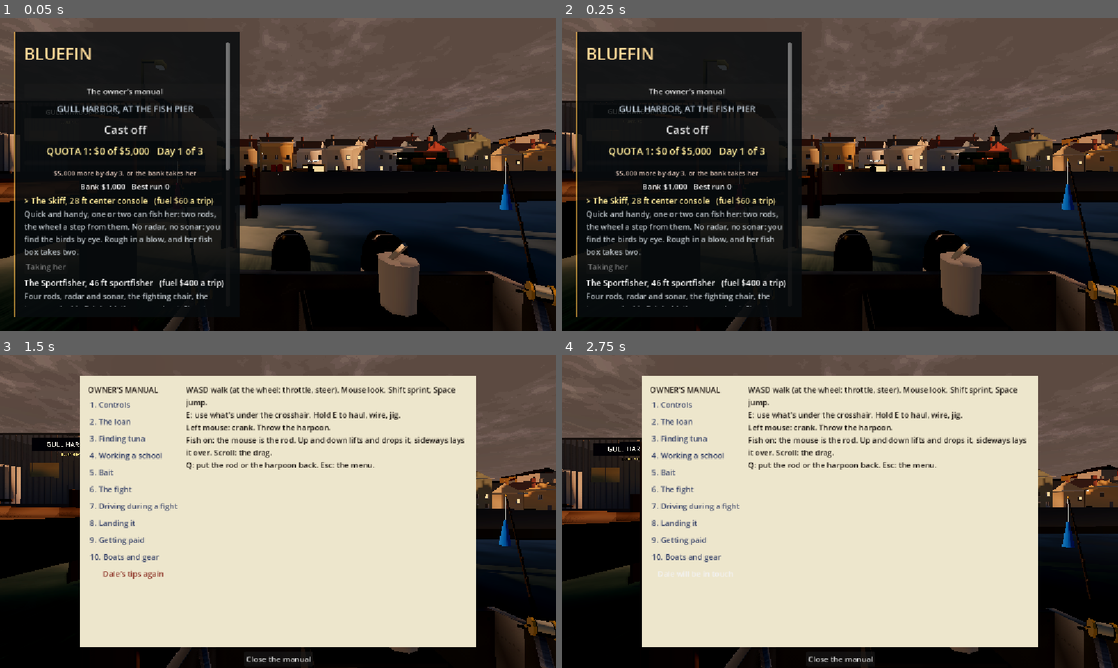
Above: before the commit, frames 1-4 (two rows, left to right).
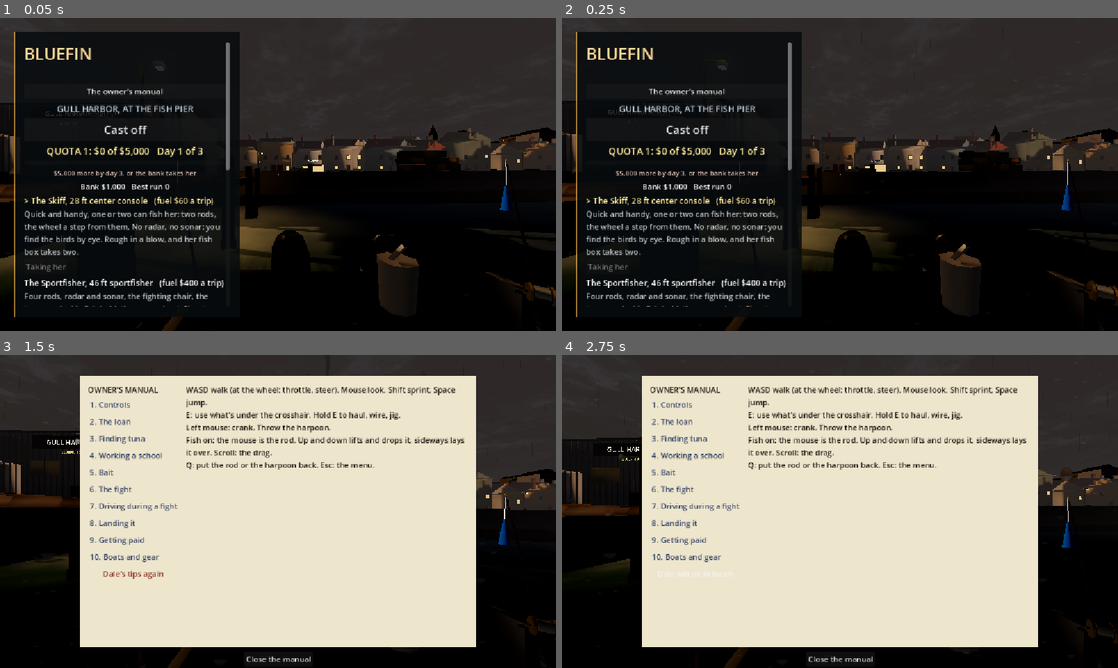
Above: after the commit, the same moments.

Repository: Kortev/Gull-Harbor
Game: Godot game, scene res://sea/sea.tscn
The game is run twice, just before and just after one commit, with the same random seed, the same clock (stepped at 60 frames per second) and the same inputs.
Inputs (mouse positions are in pixels of both pictures, inside the frame that each line leads up to):
- Up to frame 1 (0.05 s): no input
- Up to frame 2 (0.25 s): no input
- Up to frame 3 (1.5 s): move the mouse to (400, 495) at 0.52 s; hold D (move_right) 0.53-1.25 s; hold Q (drop) 0.53-1.25 s; click (400, 495) at 0.67 s; tap Space (jump) at 0.77, 1.07 s; tap Mouse wheel down (slot_next) at 0.8 s; click "The owner's manual" at 1.25 s
- Up to frame 4 (2.75 s): click "Dale's tips again" at 2 s

The runs differ from the first frame. In frame 1, 38% of the frame differs, in the area x 0-100%, y 0-100%; in frame 2, 38%; in frame 3, 19%; in frame 4, 18%.

Commit message:
Bow spray at the waterline, schools out on the grounds, birds that stand out, a new sky each day, folds that never invert
- Her bow wave is a low sheet thrown out from her forefoot at the water and peeling aft, going with her: no more
  spray flying up into your view or over her.
- No school turns up in the harbour or close in under the coast; in fog, rain or a storm one turns up within what
  can be seen. Birds are dark against a bright sky and pale against a dark one.
- Each day has its own weather (still turning through the day), the same for everyone.
- A crest folding over is pinched as far as it goes but never crosses itself: no dark undersides showing.
- tests/coop_test measures the kicking fish's dive against the water there, not where it lay (the swell moves it).

Co-Authored-By: Claude Opus 5.5 <noreply@anthropic.com>

Diff:
--- a/boat/wake.gd
+++ b/boat/wake.gd
@@ -25,11 +25,15 @@
 	_wash = _particles(140, 1.6, true, Vector3(0.0, 1.0, 0.0), 40.0, Vector2(0.5, 2.0), Vector3(0, -6.0, 0), 1.3, 0.8)
 	_wash.name = "PropWash"
 	add_child(_wash)
+	# her bow wave: a low sheet thrown out sideways from her forefoot at the waterline and peeling aft along her side,
+	# falling back in a moment (it goes with her, so she never runs into her own spray, and it stays below her rail)
 	for side: float in [1.0, -1.0]:
-		var s := _particles(220, 0.8, true, Vector3(side, 0.55, -0.25), 22.0, Vector2(3.5, 7.5), Vector3(0, -9.8, 0),
-				0.35, 0.85, true)
+		var s := _particles(160, 0.55, true, Vector3(side, 0.22, 0.55), 14.0, Vector2(2.0, 3.6), Vector3(0, -14.0, 0),
+				0.3, 0.7, true)
 		s.name = "BowSpray" + ("Starboard" if side > 0.0 else "Port")
 		s.set_meta("side", side)
+		s.local_coords = true
+		(s.process_material as ParticleProcessMaterial).emission_sphere_radius = 0.3
 		add_child(s)
 		_spray.append(s)
 	_over = _particles(80, 1.4, true, Vector3(0.0, 1.0, -0.8), 30.0, Vector2(3.0, 5.5), Vector3(0, -9.8, 0), 1.0, 0.9)
@@ -52,7 +56,8 @@
 	_transom = spec.get("transom", _transom)
 	var bow: Vector3 = spec.get("bow", Vector3(1.7, 0.6, -5.0))
 	for s in _spray:
-		s.position = Vector3(bow.x * float(s.get_meta("side")), bow.y, bow.z)
+		# (just outside her side a little aft of the stem, at the water)
+		s.position = Vector3((bow.x + 0.15) * float(s.get_meta("side")), -0.05, bow.z + 0.6)
 	_over.position = Vector3(0.0, 0.9, float(spec.get("stern", Vector3(0, 0, 7.05)).z))
 	(get_node("Engines") as Node3D).position = spec.get("engines", Vector3(0.0, 0.3, 3.5))
 
--- a/sea/ocean.gdshader
+++ b/sea/ocean.gdshader
@@ -238,6 +238,9 @@
 	vec2 wq = p.xz + origin;
 	float k = (1.0 - smoothstep(fade_start, fade_end, r)) * calm_at(wq);
 	vec3 d = vec3(0.0);
+	// how hard the water's being squeezed sideways here (along x, along z): past -1 the surface would cross itself
+	float dxx = 0.0;
+	float dzz = 0.0;
 	vec2 sh = shelter_at(wq);
 	float g = group_at(wq) * sh.y;
 	float sw = swell_at(wq) * sh.x;
@@ -247,6 +250,11 @@
 		vec4 a1 = textureLod(fft_a1, tile_uv(wq, fft_size.y), 0.0);
 		vec4 a2 = textureLod(fft_a2, tile_uv(wq, fft_size.z), 0.0);
 		d = tg.x * a0.xzy + tg.y * a1.xzy + tg.z * a2.xzy;
+		vec4 b0 = textureLod(fft_b0, tile_uv(wq, fft_size.x), 0.0);
+		vec4 b1 = textureLod(fft_b1, tile_uv(wq, fft_size.y), 0.0);
+		vec4 b2 = textureLod(fft_b2, tile_uv(wq, fft_size.z), 0.0);
+		dxx = tg.x * b0.y + tg.y * b1.y + tg.z * b2.y;
+		dzz = tg.x * b0.z + tg.y * b1.z + tg.z * b2.z;
 	}
 	d += surf_at(wq, wave_time).xyz;
 	for (int i = 0; i < 32; i++) {
@@ -260,6 +268,15 @@
 		float th = w.z * dot(w.xy, wq) - b.x * wave_time + b.y;
 		d.xz += b.z * a * w.xy * cos(th);
 		d.y += a * sin(th);
+		float sq = b.z * a * w.z * sin(th);
+		dxx -= sq * w.x * w.x;
+		dzz -= sq * w.y * w.y;
+	}
+	// a crest folding over: pinched as far as it'll go but never through itself (it would show its underside, dark);
+	// the breaking still shows, in the foam
+	float fold = max(-dxx, -dzz);
+	if (fold > 0.85) {
+		d.xz *= 0.85 / fold;
 	}
 	d *= k;
 	VERTEX = p + d;
--- a/sea/sea.gd
+++ b/sea/sea.gd
@@ -55,6 +55,8 @@
 var ocean: Ocean
 var env: Environment
 var landmarks: Landmarks
+## How far you can see now (m): the weather's and the night's (the schools turn up within it).
+var seeing := 4500.0
 ## Gull Harbor up close: the quay, the fish pier and her berth.
 var harbour: Harbour
 var sky_mat: ShaderMaterial
@@ -178,6 +180,7 @@
 	if _args.has("school"):    # (screenshots and tests: out on the grounds, a school starting right away, <n> m off)
 		if fish_hold.docked:
 			fish_hold.head_out()
+			boat.helm.at = Vector2.ZERO        # (out on the grounds, not at the pier)
 		schools.set("_next", 0.0)
 		if not str(_args["school"]).is_empty():
 			schools.start_far = float(_args["school"])
@@ -390,6 +393,7 @@
 
 
 func _follow_weather() -> void:
+	weather.day = int(fish_hold.day) + 1000 * int(fish_hold.quota_n)
 	var now := weather.at(ocean.wave_time)
 	set_weather(str(now[0]), str(now[1]), float(now[2]))
 
@@ -459,6 +463,7 @@
 	boat.set_lights(dark > 0.45 or storm + _share("fog") > 0.5)
 	# the land and the rig fade into the same colour as the sea's haze; their lights come on with the boat's
 	var far := lerpf(a["far"], b["far"], m) * (1.0 - 0.5 * dark)
+	seeing = far
 	landmarks.set_look(fog, far, dark, dark > 0.4 or storm + _share("fog") > 0.5)
 	var rain_mat := (rain.draw_pass_1 as QuadMesh).material as StandardMaterial3D
 	rain_mat.albedo_color = Color(0.75, 0.8, 0.86, lerpf(0.38, 0.22, dark))
--- a/sea/weather.gd
+++ b/sea/weather.gd
@@ -16,6 +16,9 @@
 var seed := 0
 ## Dev and screenshots (--weather=storm): this weather only.
 var pinned := ""
+## Which day it is (boat/fish_hold.gd's, every peer has it): each day's weather is its own stretch of the wander, so a
+## new day is a new sky, and it still turns on its own through the day.
+var day := 1
 
 
 ## The weather at sea-clock time t: [the spell now, the next one, how far it has turned 0..1].
@@ -24,7 +27,8 @@
 		return [pinned, pinned, 0.0]
 	var k := floori(t / SPELL)
 	var into := t - k * SPELL
-	return [spell(k), spell(k + 1), smoothstep(SPELL - TURN, SPELL, into)]
+	var d := day * 23
+	return [spell(k + d), spell(k + 1 + d), smoothstep(SPELL - TURN, SPELL, into)]
 
 
 ## The kind of spell number k: a slow wander over 0..1 (a fresh value every fifth spell, a straight line between:
--- a/tests/coop_test.gd
+++ b/tests/coop_test.gd
@@ -35,7 +35,9 @@
 	await get_tree().process_frame
 	_check(landing.fish.has(0) and rod.holder == 0, "up alongside, the rod in its holder")
 	_check(str(rod.call("interact_prompt", me)) == "Hold it", "the rod says: %s" % rod.call("interact_prompt", me))
-	var rest_y := landing.fish_point(0).y
+	# (how deep it lies under the water just there: the swell lifts and drops it all the while)
+	var rest_at := landing.fish_point(0)
+	var rest_y := rest_at.y - float(sea.ocean.height_at(rest_at))
 	# not held: within a cycle it kicks off and down, then comes back up
 	var most := 0.0
 	var missed_down := false
@@ -49,7 +51,7 @@
 		most = maxf(most, s)
 		if s > 0.9:
 			var at := landing.fish_point(0)
-			low = minf(low, at.y)
+			low = minf(low, at.y - float(sea.ocean.height_at(at)))
 			bent = maxf(bent, float(rod.strain))
 			missed_down = missed_down or landing.aimed_at(cam.global_position, (at - cam.global_position).normalized()) == -1
 	_check(most > 0.95, "not held, it kicks off (sheer %.2f)" % most)
--- a/tuna/schools.gd
+++ b/tuna/schools.gd
@@ -128,6 +128,18 @@
 	return hold != null and bool(hold.get("docked"))
 
 
+## Whether she's still in the harbour or close in under the coast (within IN_CLOSE m of the water's edge).
+const IN_CLOSE := 450.0
+
+
+func _in_close() -> bool:
+	var marks: Node = sea.get("landmarks") if sea != null else null
+	if marks == null or (sea.get_parent() != get_tree().root and start_far > 0.0):
+		return false
+	var at := boat_at()
+	return at.y > float(marks.call("shore_z", at.x)) - IN_CLOSE
+
+
 ## Where the boat is (world x, z): the schools turn up round her.
 func boat_at() -> Vector2:
 	var boat := sea.get("boat") as Node
@@ -151,11 +163,21 @@
 			k *= clampf(cam.fov / 75.0, 0.35, 1.0)     # (a narrower view sees through the haze better)
 		bird_mat.set_shader_parameter("haze", env.fog_light_color)
 		bird_mat.set_shader_parameter("haze_k", k)
+		# dark birds against a bright sky, pale ones (their white bellies, the gannets) against a dark one: the flock
+		# always stands out from what's behind it
+		var sky := env.fog_light_color
+		var lum := 0.3 * sky.r + 0.59 * sky.g + 0.11 * sky.b
+		var pale := smoothstep(0.5, 0.3, lum)
+		bird_mat.set_shader_parameter("color", Color(0.16, 0.15, 0.15).lerp(Color(0.93, 0.93, 0.9), pale))
+		bird_mat.set_shader_parameter("haze_k", k * (1.0 - 0.6 * pale))
 	if Net.is_host() and not _docked():
 		_next -= delta
 		if _next <= 0.0:
 			_next = randf_range(10.0, 25.0)
-			if schools.size() < MAX_SCHOOLS:
+			# (none while she's still in the harbour or close in under the coast: they're out on the grounds)
+			if _in_close():
+				_next = 3.0
+			elif schools.size() < MAX_SCHOOLS:
 				_host_start()
 	for s in schools.duplicate():
 		if s.done(now()):
@@ -322,6 +344,10 @@
 		ring = SLICK_SPAWN       # (the slick's spreading: they turn up nearer it, and come up it)
 		round_at = slick
 	var far := start_far if start_far > 0.0 else randf_range(ring.x, ring.y)
+	# (in fog, rain or a storm, near enough that its birds can be made out at all: within what can be seen)
+	var seeing := float(sea.get("seeing")) if sea.get("seeing") != null else 1e9
+	if start_far <= 0.0 and seeing < far * 1.25:
+		far = randf_range(maxf(0.35 * seeing, 150.0), maxf(0.8 * seeing, 220.0))
 	start_far = FAR
 	var bearing := randf_range(-PI, PI)
 	var start := round_at + Vector2(cos(bearing), sin(bearing)) * far
@@ -332,7 +358,7 @@
 	var marks: Node = sea.get("landmarks") if sea != null else null
 	if marks != null:
 		for i in 24:
-			if bool(marks.call("at_sea", start, 150.0)) and bool(marks.call("at_sea", start + heading * speed * life, 150.0)):
+			if bool(marks.call("at_sea", start, 350.0)) and bool(marks.call("at_sea", start + heading * speed * life, 350.0)):
 				break
 			if i % 2 == 0:
 				heading = Vector2.from_angle(randf_range(-PI, PI))
